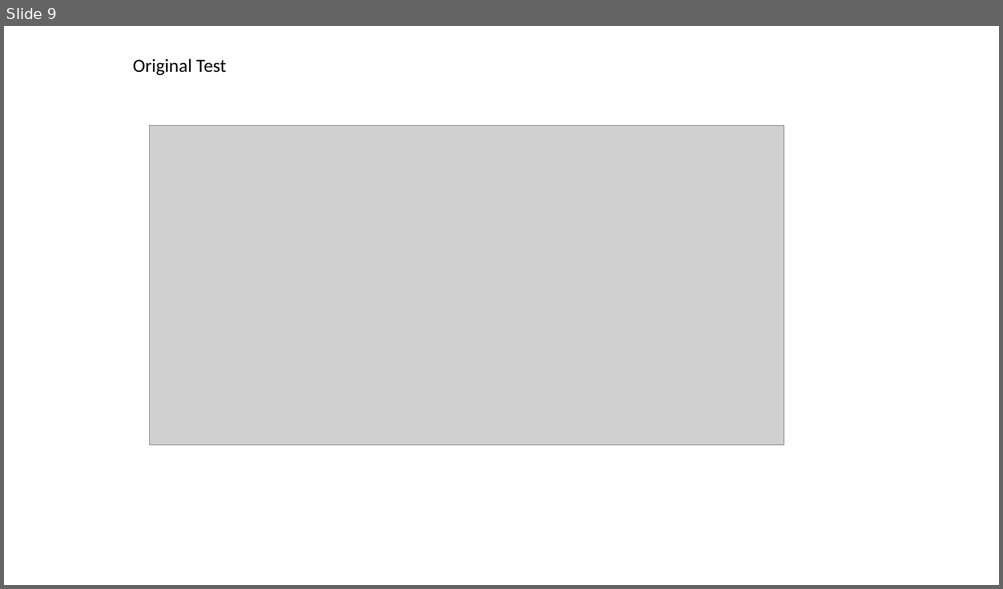
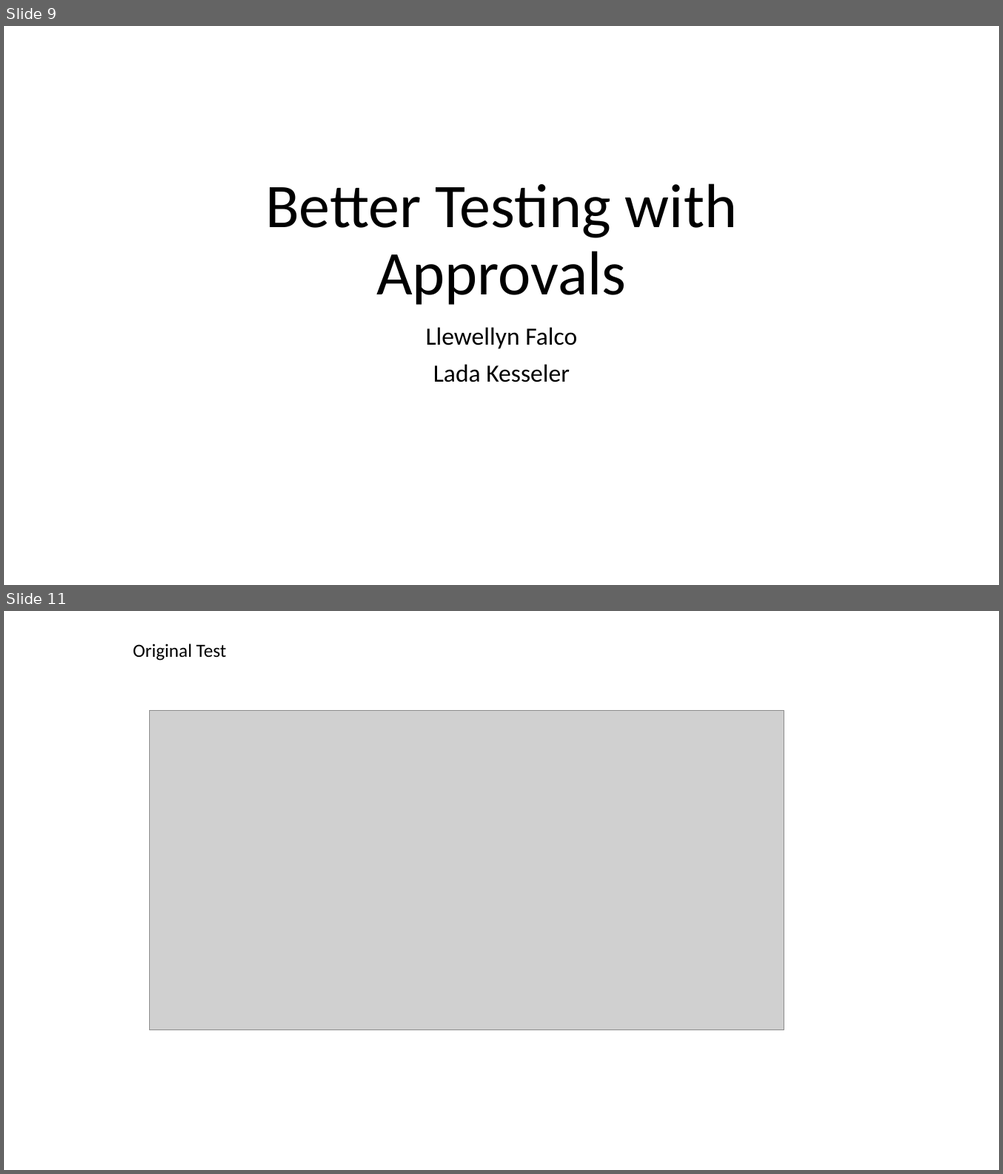
Before and after one commit to LearnWithLlew/TestingBetterWithApprovals.Slides, a slide deck: slides/Testing Better with Approvals.pptx. Shown one above the other, each under a label of ours: slide 9 before the commit, slides 9 and 11 after it; the slides between them are not shown. The pictures are 1003x589 and 1003x1174 pixels, drawn with LibreOffice and Linux fonts; fonts in the diff are those of the drawing; grey boxes stand for pictures. Boxes give left, top, right and bottom in pixels: in the first picture for what was removed or moved away, otherwise in the second. Text is boxed around its words. In the diff, an @@ line names an element or a change of style, - is before the commit and + after.

```diff
--- a/slides/Testing Better with Approvals.pptx
+++ b/slides/Testing Better with Approvals.pptx
@@ slide 9 added at bbox=[4, 26, 999, 585], background #FFFFFF @@
@@ title added at bbox=[265, 184, 737, 305], 60 pt, text #000000 @@
+Better Testing with Approvals
@@ subtitle added at bbox=[426, 327, 577, 383], 24 pt, text #000000 @@
+Llewellyn Falco
+Lada Kesseler
@@ what was slide 9 is now slide 11 @@
```
Also in this commit, not shown: 8 slides changed, 1 other slide added.
